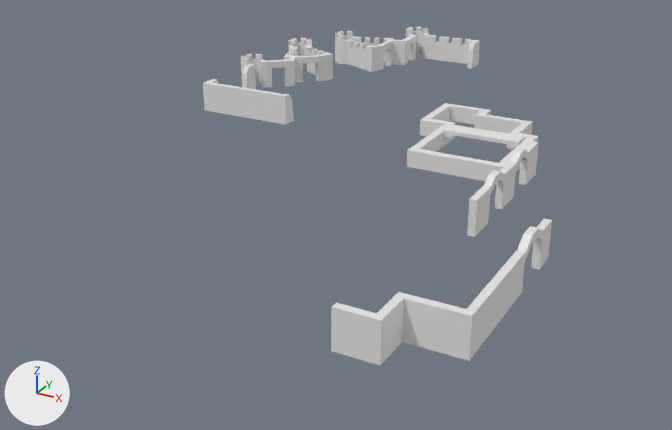
A saved change to the Blender file media/models/child_square_fort.blend.
The view is the same before and after, from a camera (50 mm lens) standing at (20.1, -37.5, 14.7) and looking at (0.7, -2.3, -2.9). Every picture has the same lights, and +X, +Y and +Z are marked at lower left.
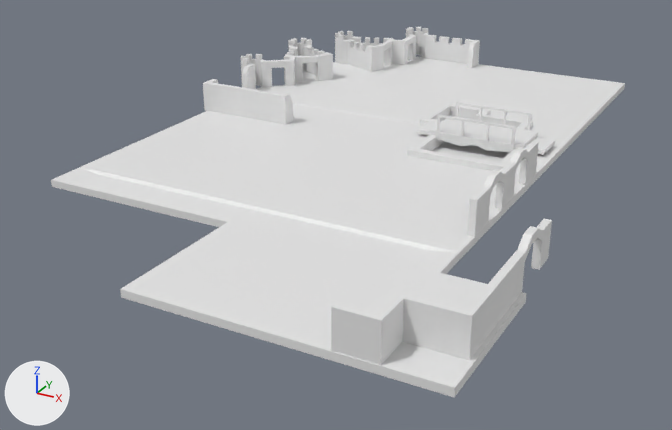
What changed in the scene script:
```text
Change me_cube_002:
    used by ob_cube_002; location = (4.21, 2.71, 0.33); scale = (0.265, 0.265, 0.265)
    remove me_cube_002.from_pydata(...)  # 24 vertices, 22 faces; spans x -1.0..13.36, y -1.0..2.61, z -1.01..0.36
    add me_cube_002.from_pydata(...)  # 260 vertices, 278 faces; spans x -5.52..18.3, y -4.7..4.48, z -1.44..3.57
    me_cube_002 part 1: the whole mesh is rebuilt
Change ob_cube_005:
    remove ob_cube_005.hide_viewport = True
Change ob_cube_002:
    ob_cube_002.location: (4.21, 2.71, 0.33) -> (4.28, 2.83, 0.46)
```

Boxes [x1, y1, x2, y2] around the edits, measured in the pictures (672 x 430 px):
'Cube.005', shown
    after: [51, 56, 625, 397]
'Cube.002', reshaped, moved (65% wider, 108% taller)
    before: [442, 124, 525, 149]
    after: [417, 102, 555, 155]
